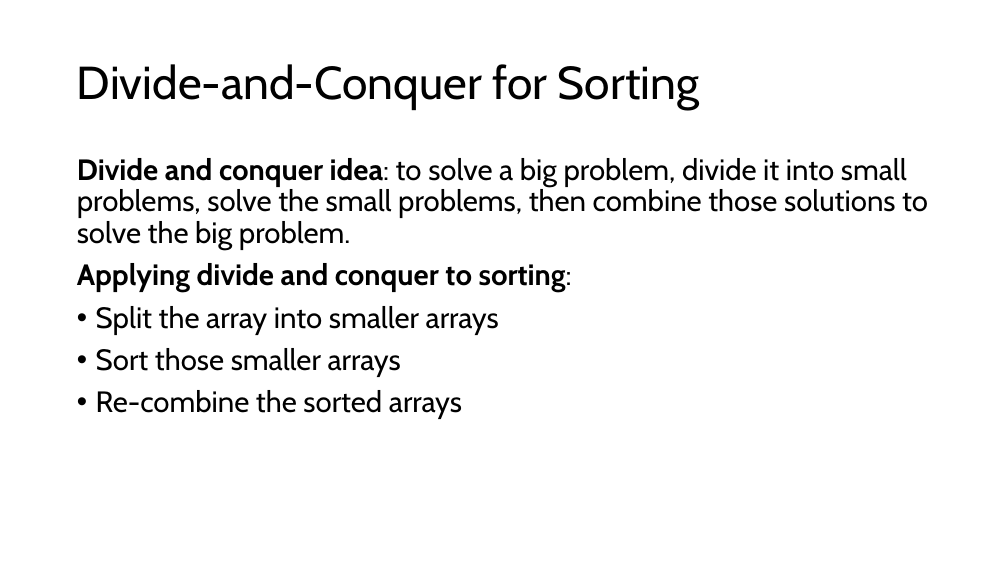
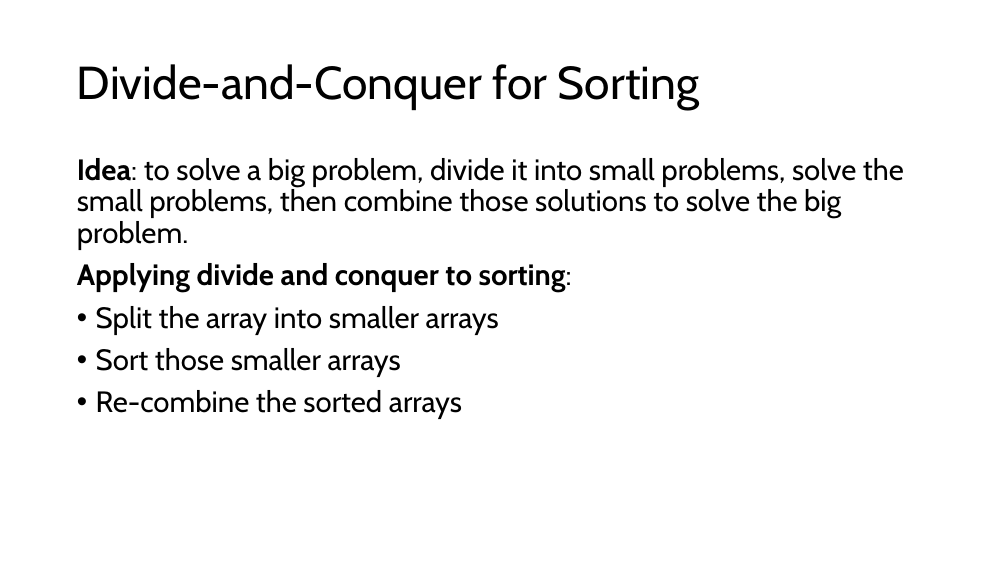
Before and after one commit to sotasota-sfu/cmpt225Summer2026, a slide deck: slide 7 of lectures/lecture20_21/sorting.pptx. Drawn at 1008x567 pixels with LibreOffice and Linux fonts; fonts in the diff are those of the drawing. Boxes give left, top, right and bottom in pixels: in the first picture for what was removed or moved away, otherwise in the second. Text is boxed around its words. In the diff, an @@ line names an element or a change of style, - is before the commit and + after.

```diff
--- a/lectures/lecture20_21/sorting.pptx
+++ b/lectures/lecture20_21/sorting.pptx
@@ text at [77,158,904,250]: text changed @@
-Divide and conquer idea: to solve a big problem, divide it into small problems, solve the small problems, then combine those solutions to solve the big problem.
+Idea: to solve a big problem, divide it into small problems, solve the small problems, then combine those solutions to solve the big problem.
```
Also in this commit, not shown: 5 other slides changed.
